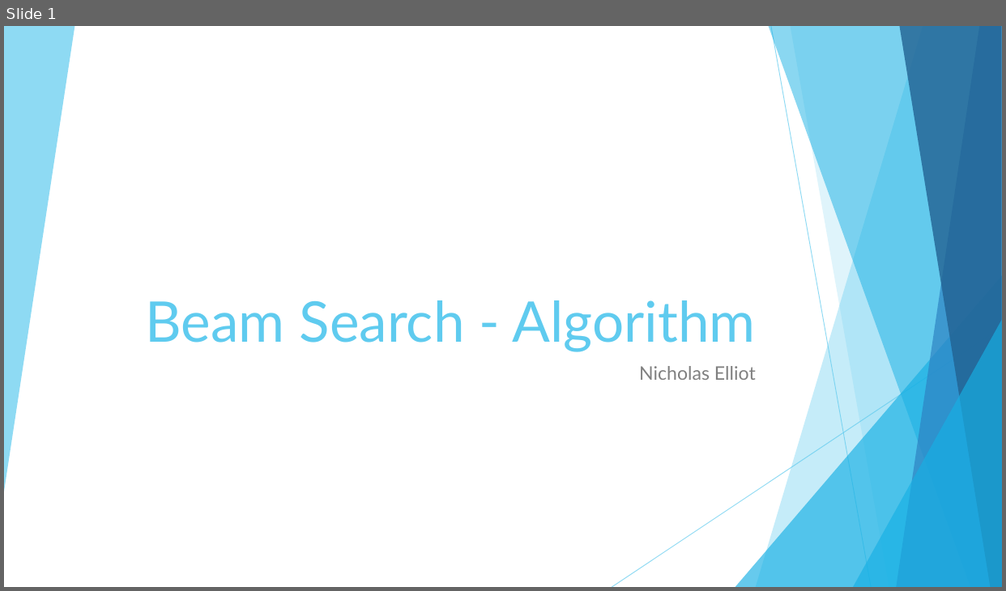
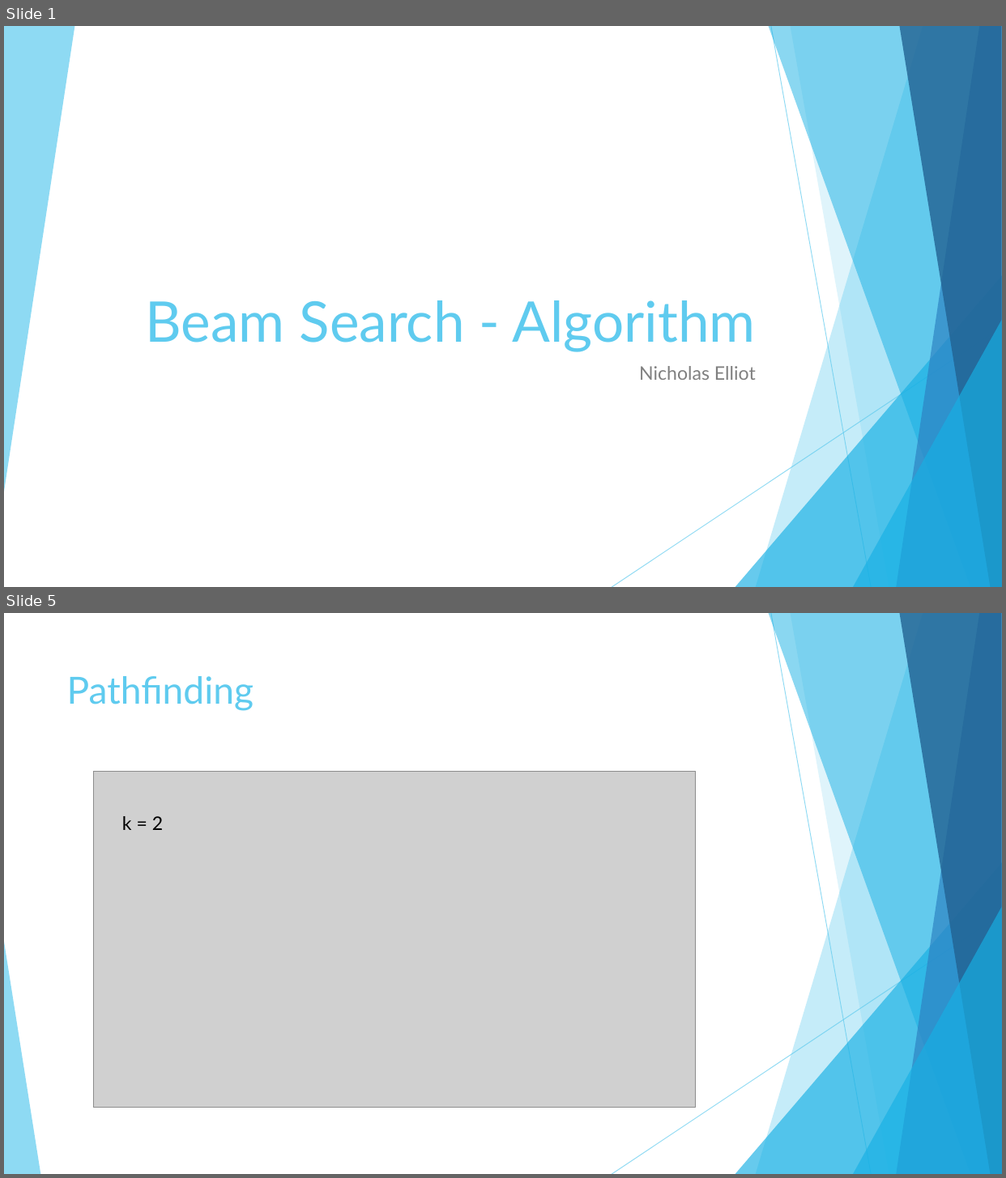
Before and after one commit to nbelliot/comp401, a slide deck: presentation2/Presentation.pptx. Shown one above the other, each under a label of ours: slide 1 before the commit, slides 1 and 5 after it; the slides between them are not shown. The pictures are 1006x591 and 1006x1178 pixels, drawn with LibreOffice and Linux fonts; fonts in the diff are those of the drawing; grey boxes stand for pictures. Boxes give left, top, right and bottom in pixels: in the first picture for what was removed or moved away, otherwise in the second. Text is boxed around its words. In the diff, an @@ line names an element or a change of style, - is before the commit and + after.

```diff
--- a/presentation2/Presentation.pptx
+++ b/presentation2/Presentation.pptx
@@ slide 5 added at (x1=4, y1=613, x2=1002, y2=1174), background #FFFFFF; not listed: 9 template elements that a slide beside it also shows @@
@@ title added at (x1=67, y1=676, x2=254, y2=711), 36 pt, text #5FCBEF @@
+Pathfinding
@@ picture added at (x1=93, y1=771, x2=696, y2=1108) @@
@@ text added at (x1=122, y1=816, x2=163, y2=830), 18 pt, text #000000 @@
+k = 2
@@ triangle added at (x1=4, y1=942, x2=40, y2=1174), fill #5FCBEF at 70% opacity @@
```
Also in this commit, not shown: 3 slides changed, 1 other slide added, 1 slide removed, 3 other files.
